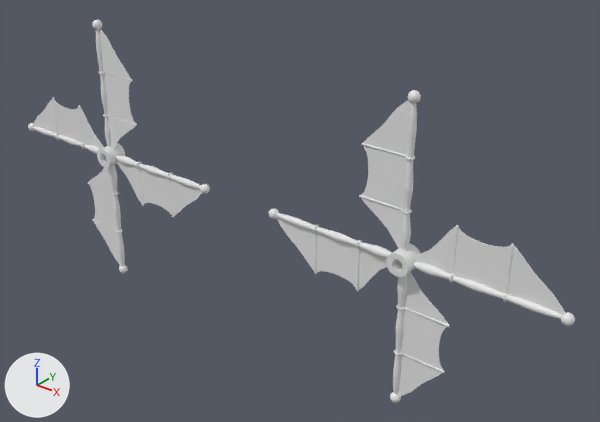
One commit to the Blender file SourceModels/Windmill.blend: the scene before it, then after it.
One viewpoint serves both versions: a camera (50 mm lens) standing at (64.2, -49.5, 31.8) and looking at (22.1, 3.2, -0.8). Arrows for +X, +Y and +Z are at lower left; the lights stay in place.
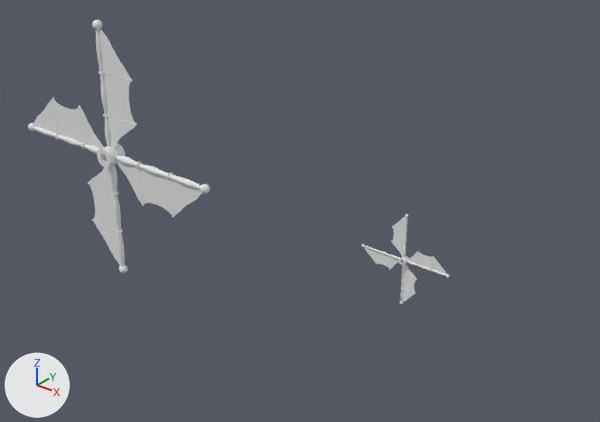
Patch to the scene script:
```diff
--- a/SourceModels/Windmill.blend.py
+++ b/SourceModels/Windmill.blend.py
@@ me_cylinder_001 @@
 me_cylinder_001.from_pydata(...)  # 11848 vertices, 11528 faces; spans x -13.8..13.8, y -1.0..1.0, z -13.8..13.8
 # used by ob_windmilljoined; location = (35.0, 0.0, 0.0)
+# me_cylinder_001 part 1: the whole mesh is scaled about its middle by 0.292, then moved by (35.0, 0.0, 0.0)
@@ ob_windmilljoined @@
 ob_windmilljoined = bpy.data.objects.new('WindmillJoined', me_cylinder_001)
-ob_windmilljoined.location = (35.0, 0.0, 0.0)
+ob_windmilljoined.location = (0.0, 0.0, 0.0)
```

Where the change shows, as pixel boxes (x1, y1, x2, y2) in the pictures (600 x 422 px):
'WindmillJoined', mesh rescaled, moved (71% narrower, 71% shorter): before (269, 90, 575, 403); after (361, 214, 450, 304)
